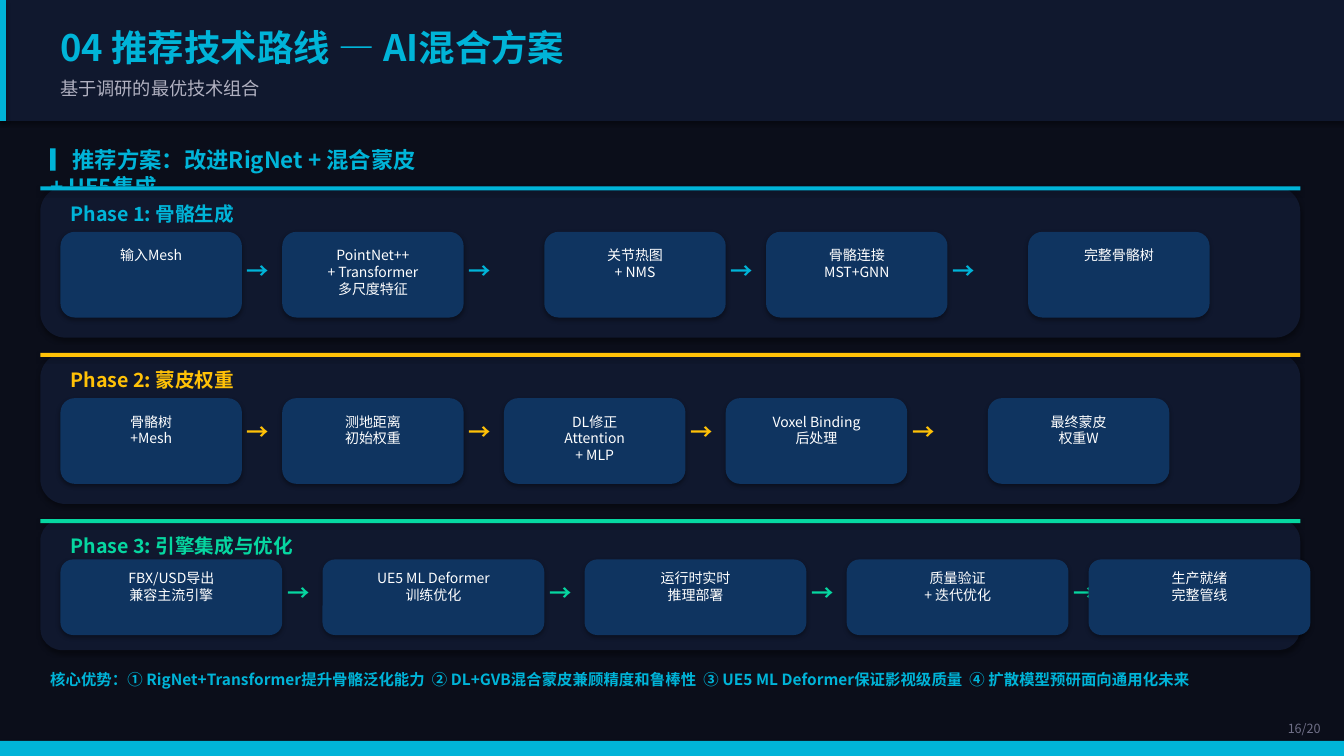
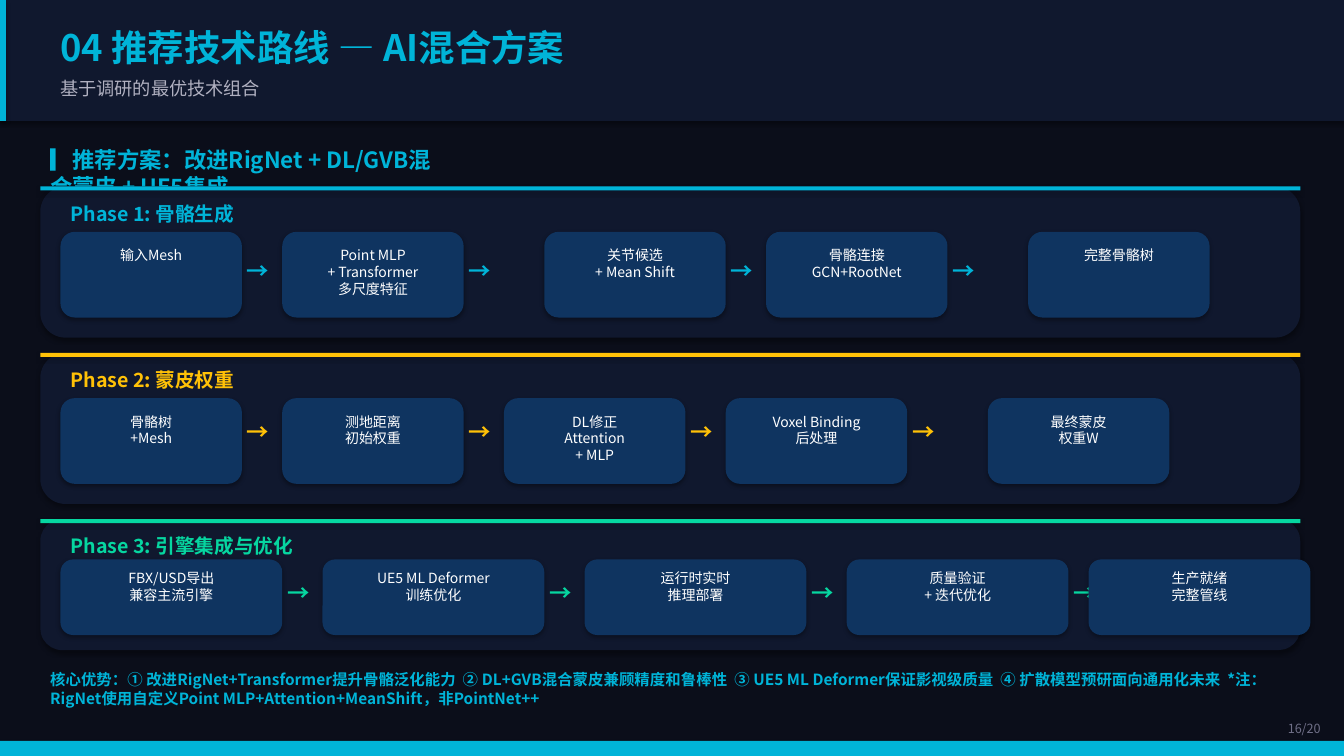
Before and after one commit to xhyha/insight, a slide deck: slide 16 of Auto-Rigging-Insight-Report.pptx. Drawn at 1344x756 pixels with LibreOffice and Linux fonts; fonts in the diff are those of the drawing. Boxes give left, top, right and bottom in pixels: in the first picture for what was removed or moved away, otherwise in the second. Text is boxed around its words. In the diff, an @@ line names an element or a change of style, - is before the commit and + after.

```diff
--- a/Auto-Rigging-Insight-Report.pptx
+++ b/Auto-Rigging-Insight-Report.pptx
@@ text at <box>50,148,430,191</box>: text changed @@
-▎推荐方案：改进RigNet + 混合蒙皮 + UE5集成
+▎推荐方案：改进RigNet + DL/GVB混合蒙皮 + UE5集成
@@ text at <box>338,249,418,295</box>: text changed @@
-PointNet++
-+ Transformer
-多尺度特征
+Point MLP
++ Transformer
+多尺度特征
@@ text at <box>606,248,674,277</box>: text changed @@
-关节热图
-+ NMS
+关节候选
++ Mean Shift
@@ text at <box>812,248,902,277</box>: text changed @@
-骨骼连接
-MST+GNN
+骨骼连接
+GCN+RootNet
@@ text at <box>50,672,1266,708</box>: text changed @@
-核心优势：① RigNet+Transformer提升骨骼泛化能力 ② DL+GVB混合蒙皮兼顾精度和鲁棒性 ③ UE5 ML Deformer保证影视级质量 ④ 扩散模型预研面向通用化未来
+核心优势：① 改进RigNet+Transformer提升骨骼泛化能力 ② DL+GVB混合蒙皮兼顾精度和鲁棒性 ③ UE5 ML Deformer保证影视级质量 ④ 扩散模型预研面向通用化未来 *注：RigNet使用自定义Point MLP+Attention+MeanShift，非PointNet++
```
Also in this commit, not shown: 9 other slides changed.
